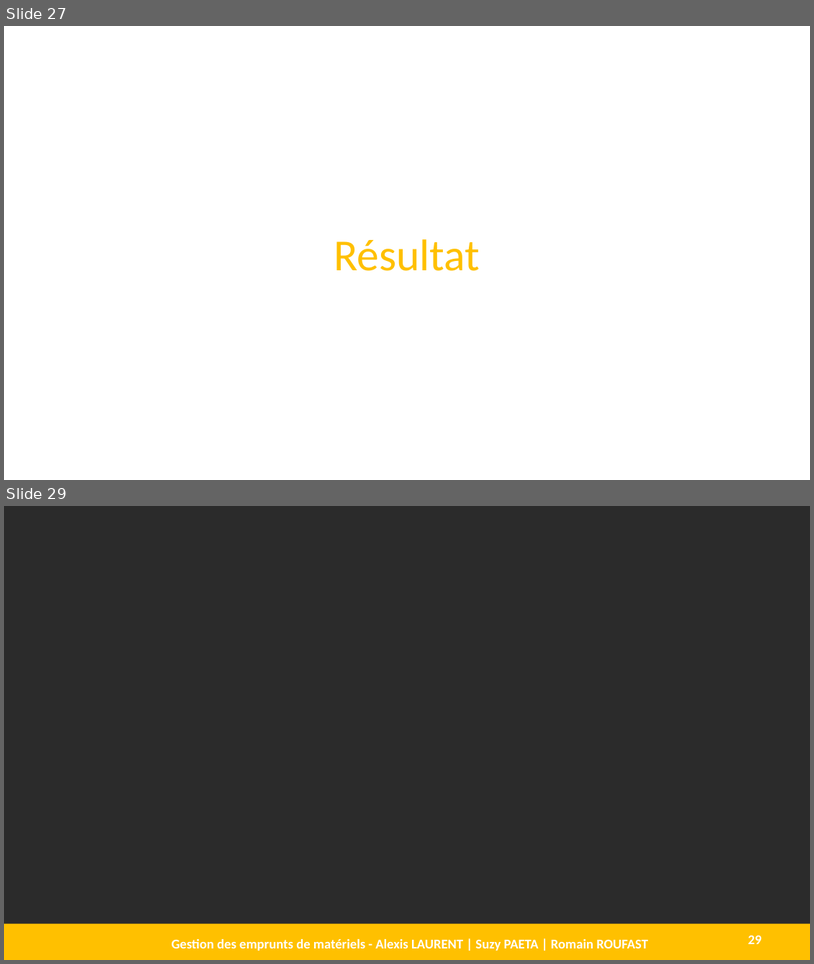
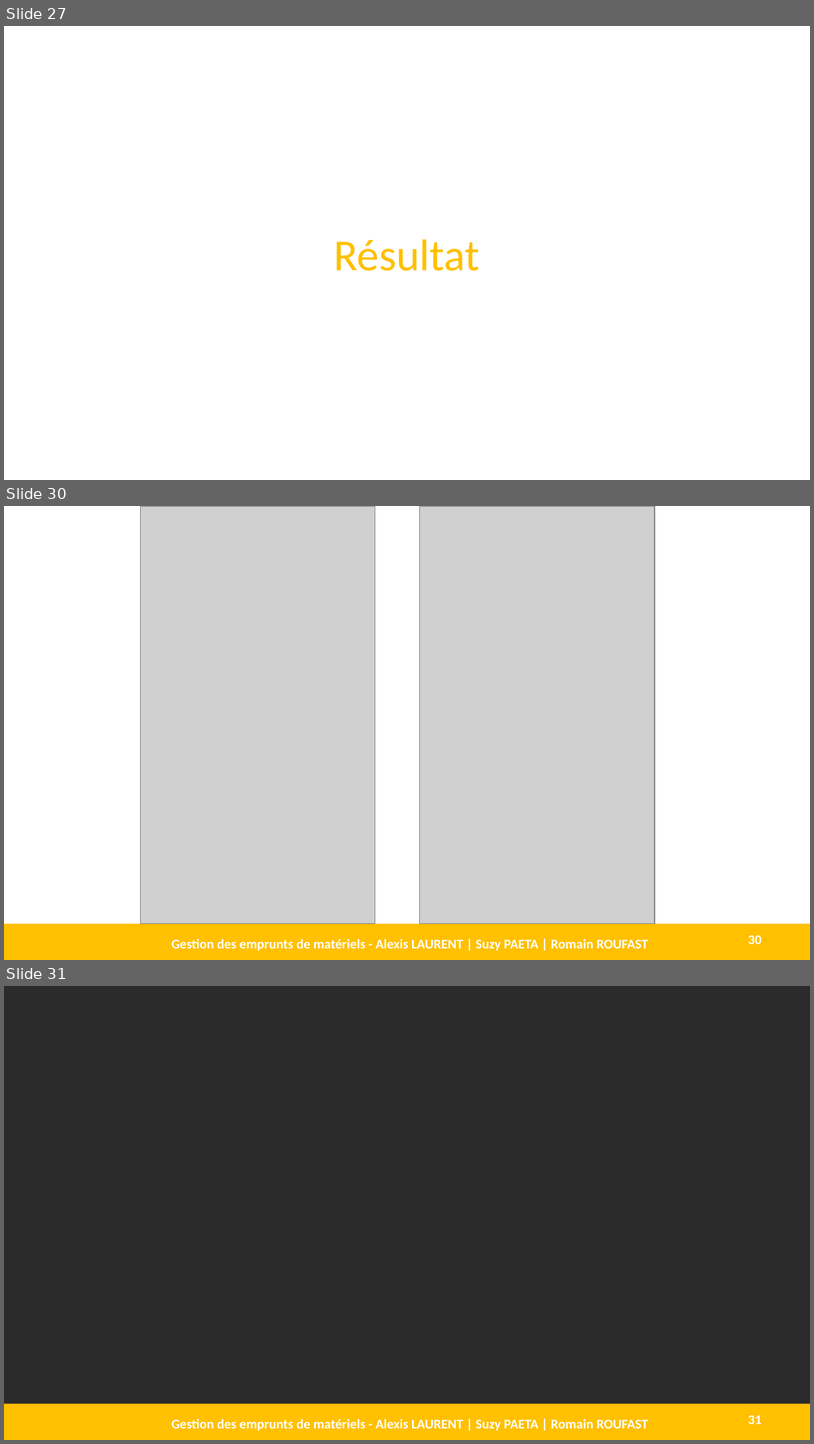
Before and after one commit to AlexisLaurent/Gestion_des_Emprunts, a slide deck: Livrables/D1.3 - DEF.pptx. Shown one above the other, each under a label of ours: slides 27 and 29 before the commit, slides 27, 30 and 31 after it; the slides between them are not shown. The pictures are 814x964 and 814x1444 pixels, drawn with LibreOffice and Linux fonts; fonts in the diff are those of the drawing; grey boxes stand for pictures; background and template pictures are left out; a plain dark background stands for a picture behind light text. Boxes give left, top, right and bottom in pixels: in the first picture for what was removed or moved away, otherwise in the second. Text is boxed around its words. In the diff, an @@ line names an element or a change of style, - is before the commit and + after.

```diff
--- a/Livrables/D1.3 - DEF.pptx
+++ b/Livrables/D1.3 - DEF.pptx
@@ slide 30 added at (4, 506, 810, 960), background #FFFFFF @@
@@ picture added at (140, 506, 375, 923) @@
@@ picture added at (420, 506, 655, 923) @@
@@ rectangle added at (4, 923, 810, 959), fill #FFC000 @@
@@ page number added at (748, 934, 762, 944), 12 pt, text #FFFFFF, bold @@
+30
@@ text added at (172, 939, 648, 950), 12 pt, text #FFFFFF, bold @@
+Gestion des emprunts de matériels - Alexis LAURENT | Suzy PAETA | Romain ROUFAST
@@ what was slide 29 is now slide 31 @@
@@ page number at (748, 1414, 762, 1424): text changed @@
-29
+31
```
Also in this commit, not shown: 3 slides changed, 5 other slides added, 2 other files.
